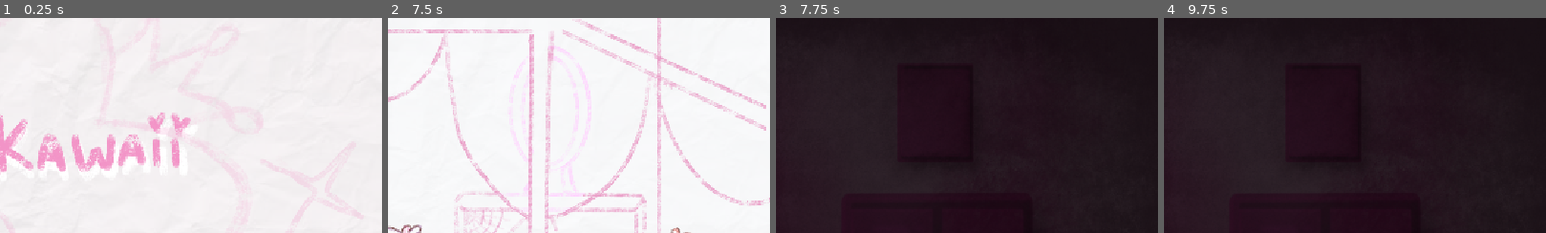
Above: before the commit, frames 1-4 (left to right).
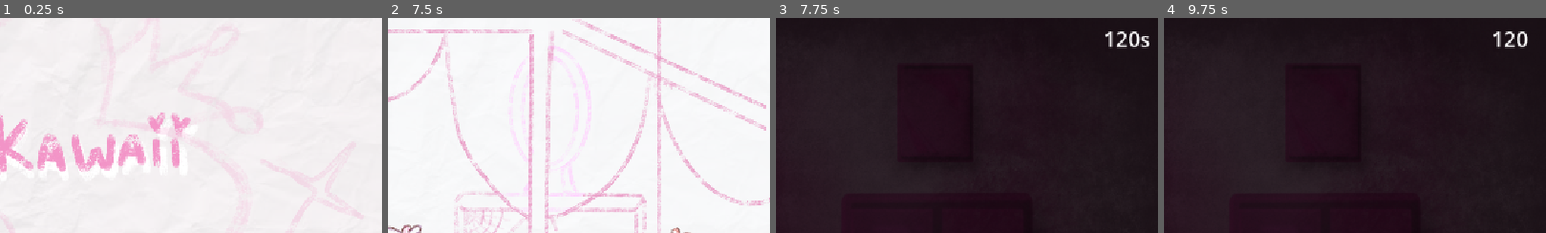
Above: after the commit, the same moments.

Repository: xXample/game-jam-2026
Game: Godot game, scene res://main_menu.tscn
Same seed, same stepped clock (60 frames per second), same inputs: the game is played once before the commit and once after it.
Inputs (mouse positions are % of the whole screen's width and height, from its top left):
- Up to frame 1 (0.25 s): no input
- Up to frame 2 (7.5 s): click (50, 65) at 0.5 s; click (51, 81) at 1.25 s; click (51, 81) at 2 s; click (51, 81) at 2.75 s; tap Enter at 3.5, 5, 6.5 s; move the mouse to (15, 71) at 3.52 s; click (15, 71) at 3.67 s; tap Space at 4.25, 5.75, 7.25 s; move the mouse to (48, 58) at 4.27 s; click (48, 58) at 4.42 s; move the mouse to (86, 61) at 5.02 s; click (86, 61) at 5.17 s; move the mouse to (45, 70) at 5.77 s; click (45, 70) at 5.92 s; move the mouse to (80, 65) at 6.52 s; click (80, 65) at 6.67 s; move the mouse to (20, 35) at 7.27 s; click (20, 35) at 7.42 s
- Up to frame 3 (7.75 s): no input
- Up to frame 4 (9.75 s): click (51, 81) at 8 s; click (51, 81) at 8.75 s; click (51, 81) at 9.5 s
The pictures show only the part of the screen within x 50-100%, y 0-50%; the shares and areas given below are measured in that part.

Frames 1-2 are identical in both runs. In frame 3, 0.5% of the frame differs, in the area x 86-98%, y 6-15%; in frame 4, 0.4%.

Commit message:
Tentative final for itch.io

Diff:
--- a/clickable.gd
+++ b/clickable.gd
@@ -5,7 +5,7 @@
 const TRANSITION_TIME = 5
 @onready var yellow_sound: AudioStreamPlayer = $"yellow_sound"
 @onready var red_sound: AudioStreamPlayer = $"red_sound"
-
+@onready var rest_y: float = position.y
 
 # Called when the node enters the scene tree for the first time.
 func _ready() -> void:
@@ -78,16 +78,27 @@
 
 	$"Red_collision".show()
 	$"Red_collision".disabled = false
-	health += 5
+	health = 3
 	red_sound.play()
 
+#func bounce_on_hit():
+	#var original_y = position.y
+	#
+	#var tween = create_tween()
+	#tween.tween_property(self, "position:y", original_y + 15, 0.08)
+	#tween.tween_property(self, "position:y", original_y - 5, 0.08)
+	#tween.tween_property(self, "position:y", original_y, 0.1)
+
+var tween: Tween
 func bounce_on_hit():
-	var original_y = position.y
+	if tween and tween.is_running():
+		tween.kill()
 
-	var tween = create_tween()
-	tween.tween_property(self, "position:y", original_y + 15, 0.08)
-	tween.tween_property(self, "position:y", original_y - 5, 0.08)
-	tween.tween_property(self, "position:y", original_y, 0.1)
+	tween = create_tween()
+	tween.tween_property(self, "position:y", rest_y + 15, 0.08)
+	tween.tween_property(self, "position:y", rest_y - 5, 0.08)
+	tween.tween_property(self, "position:y", rest_y, 0.1)
+
 
 #func game_over():
 	#print("Game Over")
--- a/madoka.gd
+++ b/madoka.gd
@@ -38,7 +38,7 @@
 				$"Pink_collision".disabled = true
 				$"Red_collision".show()
 				$"Red_collision".disabled = false
-				const RED_HEALTH = 5
+				const RED_HEALTH = 3
 				health = RED_HEALTH
 		elif $"Red_collision".is_visible_in_tree():
 			health -= 1
@@ -65,15 +65,6 @@
 
 
 
-func bounce_on_hit():
-	var original_y = position.y
-
-	var tween = create_tween()
-	tween.tween_property(self, "position:y", original_y + 15, 0.08)
-	tween.tween_property(self, "position:y", original_y - 5, 0.08)
-	tween.tween_property(self, "position:y", original_y, 0.1)
-
-
 func make_pink():
 	assert($"Red_collision".is_visible_in_tree())
 	$"Red_collision".hide()
@@ -81,5 +72,5 @@
 
 	$"Pink_collision".show()
 	$"Pink_collision".disabled = false
-	health += 3
+	health = 3
 	pink_sound.play()
--- a/main.gd
+++ b/main.gd
@@ -41,7 +41,12 @@
 const SPAWN_INTERVAL = 2.5
 var spawn_timer = 0
 var wack_timer = 0
+
+var timer_start = false
 func _process(delta: float) -> void:
+	if timer_start == false and not dialogue_playing:
+		$Timer.start()
+		timer_start = true
 
 	#FLASHLIGHT BRIGHTNESS SECTION
 	var score_ratio: float = clamp(wacks / 20.0, 0, 0.1)
@@ -49,9 +54,9 @@
 
 
 	#TIMER SECTION
-	if not $Timer.is_stopped():
+	if not $Timer.is_stopped() and timer_start == true:
 		#print("Time left: ", snapped($Timer.time_left, 1))
-		$RichTextLabel.text = str(snapped($Timer.time_left, 1))
+		$CanvasLayer/RichTextLabel.text = str(snapped($Timer.time_left, 1))
 
 	#WACK SECTION
 	wack_timer += delta
--- a/main.tscn
+++ b/main.tscn
@@ -82,15 +82,6 @@
 [node name="Main" type="Node2D" unique_id=520729202]
 script = ExtResource("1_0xm2m")
 
-[node name="RichTextLabel" type="RichTextLabel" parent="." unique_id=465177587]
-visible = false
-offset_left = 1070.0
-offset_top = 9.0
-offset_right = 1152.0
-offset_bottom = 60.0
-theme_override_font_sizes/normal_font_size = 32
-text = "120s"
-
 [node name="background-1" type="TextureRect" parent="." unique_id=1587891533]
 offset_right = 1160.0
 offset_bottom = 656.0
@@ -263,7 +254,6 @@
 shape = SubResource("RectangleShape2D_qsp4k")
 
 [node name="mirror-2" type="TextureRect" parent="." unique_id=2122793531]
-visible = false
 modulate = Color(1, 1, 1, 0.5176471)
 offset_left = -4.0
 offset_right = 1156.0
@@ -272,7 +262,6 @@
 expand_mode = 1
 
 [node name="tray" type="TextureRect" parent="." unique_id=863698398]
-visible = false
 offset_right = 1160.0
 offset_bottom = 648.0
 texture = ExtResource("10_w48qg")
@@ -356,6 +345,65 @@
 offset_right = 94.0
 offset_bottom = 36.0625
 color = Color(0.9279861, 3.0611158e-05, 0.66056615, 1)
+
+[node name="Kyoko" type="Area2D" parent="." unique_id=352706588]
+position = Vector2(645, 44)
+script = ExtResource("1_ig7tw")
+
+[node name="yellow_sound" type="AudioStreamPlayer" parent="Kyoko" unique_id=381882465]
+stream = ExtResource("22_1u8w0")
+
+[node name="red_sound" type="AudioStreamPlayer" parent="Kyoko" unique_id=1346034269]
+stream = ExtResource("23_0odxb")
+
+[node name="Green_collision" type="CollisionShape2D" parent="Kyoko" unique_id=1681073107]
+position = Vector2(2, 125)
+shape = SubResource("RectangleShape2D_lswn8")
+
+[node name="ColorRect" type="ColorRect" parent="Kyoko/Green_collision" unique_id=1005605455]
+visible = false
+offset_left = -102.0
+offset_top = -90.0
+offset_right = 105.0
+offset_bottom = 94.0
+mouse_filter = 2
+color = Color(0, 1, 0, 1)
+
+[node name="Yellow_collision" type="CollisionShape2D" parent="Kyoko" unique_id=1761422336]
+position = Vector2(199, 312)
+shape = SubResource("RectangleShape2D_a6jrf")
+
+[node name="ColorRect" type="ColorRect" parent="Kyoko/Yellow_collision" unique_id=1391185330]
+visible = false
+offset_left = -105.25
+offset_top = -93.75
+offset_right = 101.75
+offset_bottom = 90.25
+mouse_filter = 2
+color = Color(1, 1, 0, 1)
+
+[node name="kyoko-1" type="Sprite2D" parent="Kyoko/Yellow_collision" unique_id=1811790021]
+position = Vector2(22.000013, -67.00001)
+scale = Vector2(0.24331869, 0.28342173)
+texture = ExtResource("22_ryguw")
+
+[node name="Red_collision" type="CollisionShape2D" parent="Kyoko" unique_id=873957732]
+position = Vector2(312, 451)
+shape = SubResource("RectangleShape2D_xuqvo")
+
+[node name="ColorRect" type="ColorRect" parent="Kyoko/Red_collision" unique_id=1932613068]
+visible = false
+offset_left = -105.25
+offset_top = -93.75
+offset_right = 101.75
+offset_bottom = 90.25
+mouse_filter = 2
+color = Color(1, 0, 0, 1)
+
+[node name="kyoko-2" type="Sprite2D" parent="Kyoko/Red_collision" unique_id=953968471]
+position = Vector2(-10.0000305, -127)
+scale = Vector2(0.41263625, 0.48369715)
+texture = ExtResource("22_ryguw")
 
 [node name="background-2" type="TextureRect" parent="." unique_id=587005447]
 offset_right = 1158.0
@@ -390,68 +438,17 @@
 [node name="Timer" type="Timer" parent="." unique_id=899615212]
 wait_time = 120.0
 one_shot = true
-autostart = true
-
-[node name="Kyoko" type="Area2D" parent="." unique_id=352706588]
-position = Vector2(645, 44)
-script = ExtResource("1_ig7tw")
-
-[node name="yellow_sound" type="AudioStreamPlayer" parent="Kyoko" unique_id=381882465]
-stream = ExtResource("22_1u8w0")
-
-[node name="red_sound" type="AudioStreamPlayer" parent="Kyoko" unique_id=1346034269]
-stream = ExtResource("23_0odxb")
-
-[node name="Green_collision" type="CollisionShape2D" parent="Kyoko" unique_id=1681073107]
-position = Vector2(2, 125)
-shape = SubResource("RectangleShape2D_lswn8")
-
-[node name="ColorRect" type="ColorRect" parent="Kyoko/Green_collision" unique_id=1005605455]
-visible = false
-offset_left = -102.0
-offset_top = -90.0
-offset_right = 105.0
-offset_bottom = 94.0
-mouse_filter = 2
-color = Color(0, 1, 0, 1)
-
-[node name="Yellow_collision" type="CollisionShape2D" parent="Kyoko" unique_id=1761422336]
-position = Vector2(199, 312)
-shape = SubResource("RectangleShape2D_a6jrf")
-
-[node name="ColorRect" type="ColorRect" parent="Kyoko/Yellow_collision" unique_id=1391185330]
-visible = false
-offset_left = -105.25
-offset_top = -93.75
-offset_right = 101.75
-offset_bottom = 90.25
-mouse_filter = 2
-color = Color(1, 1, 0, 1)
-
-[node name="kyoko-1" type="Sprite2D" parent="Kyoko/Yellow_collision" unique_id=1811790021]
-position = Vector2(22.000013, -67.00001)
-scale = Vector2(0.24331869, 0.28342173)
-texture = ExtResource("22_ryguw")
-
-[node name="Red_collision" type="CollisionShape2D" parent="Kyoko" unique_id=873957732]
-position = Vector2(312, 451)
-shape = SubResource("RectangleShape2D_xuqvo")
-
-[node name="ColorRect" type="ColorRect" parent="Kyoko/Red_collision" unique_id=1932613068]
-visible = false
-offset_left = -105.25
-offset_top = -93.75
-offset_right = 101.75
-offset_bottom = 90.25
-mouse_filter = 2
-color = Color(1, 0, 0, 1)
-
-[node name="kyoko-2" type="Sprite2D" parent="Kyoko/Red_collision" unique_id=953968471]
-position = Vector2(-10.0000305, -127)
-scale = Vector2(0.41263625, 0.48369715)
-texture = ExtResource("22_ryguw")
 
 [node name="CanvasLayer" type="CanvasLayer" parent="." unique_id=1106464354]
+
+[node name="RichTextLabel" type="RichTextLabel" parent="CanvasLayer" unique_id=465177587]
+z_index = -12
+offset_left = 1070.0
+offset_top = 9.0
+offset_right = 1152.0
+offset_bottom = 60.0
+theme_override_font_sizes/normal_font_size = 32
+text = "120s"
 
 [node name="DialogueBox" parent="CanvasLayer" unique_id=212378360 instance=ExtResource("24_a6jrf")]
 
Not shown: 1 places in main.tscn that only renumber resources
Binary file added: web-export/index.apple-touch-icon.png
Not shown, added: web-export/index.apple-touch-icon.png.import
Binary file added: web-export/index.icon.png
Not shown, added: web-export/index.icon.png.import
Binary file added: web-export/index.png
Not shown, added: web-export/index.png.import
Not shown, added: web-export/index.audio.position.worklet.js
Not shown, added: web-export/index.audio.worklet.js
Not shown, added: web-export/index.html
Not shown, added: web-export/index.js
Not shown, added: web-export/index.pck
(and 1 more such lines)
